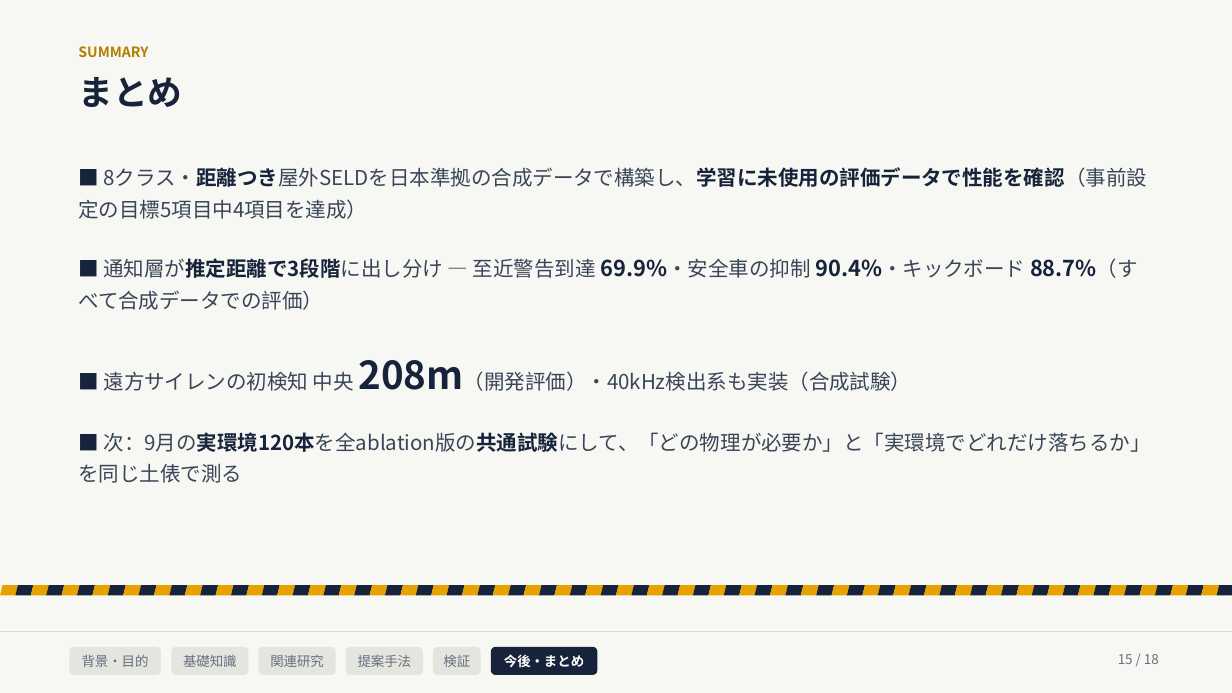
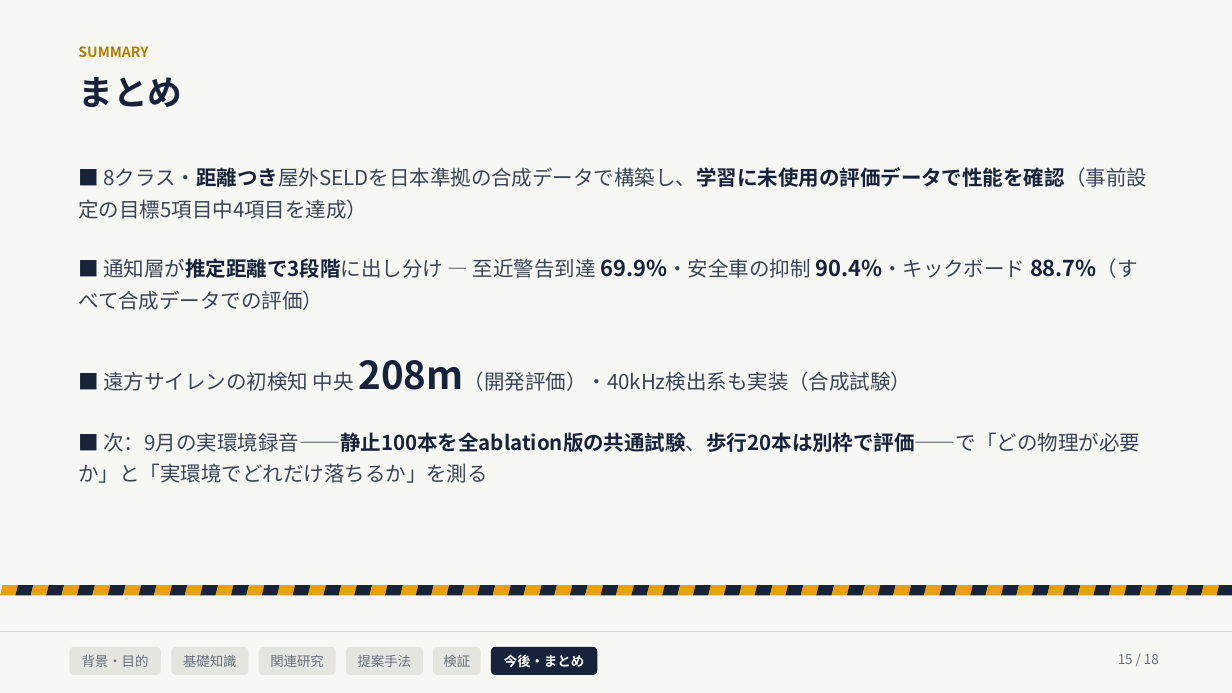
Before and after one commit to Noosdoo/outdoor-seld-sim, a slide deck: slide 15 of md/seminar/中間発表スライド_2026-08-10.pptx. Drawn at 1232x693 pixels with LibreOffice and Linux fonts; fonts in the diff are those of the drawing. Boxes give left, top, right and bottom in pixels: in the first picture for what was removed or moved away, otherwise in the second. Text is boxed around its words. In the diff, an @@ line names an element or a change of style, - is before the commit and + after.

```diff
--- a/md/seminar/中間発表スライド_2026-08-10.pptx
+++ b/md/seminar/中間発表スライド_2026-08-10.pptx
@@ text at (78, 432, 1141, 483): text changed @@
-■ 次：9月の実環境120本を全ablation版の共通試験にして、「どの物理が必要か」と「実環境でどれだけ落ちるか」を同じ土俵で測る
+■ 次：9月の実環境録音——静止100本を全ablation版の共通試験、歩行20本は別枠で評価——で「どの物理が必要か」と「実環境でどれだけ落ちるか」を測る
```
Also in this commit, not shown: 1 other slide changed, 9 other files.
